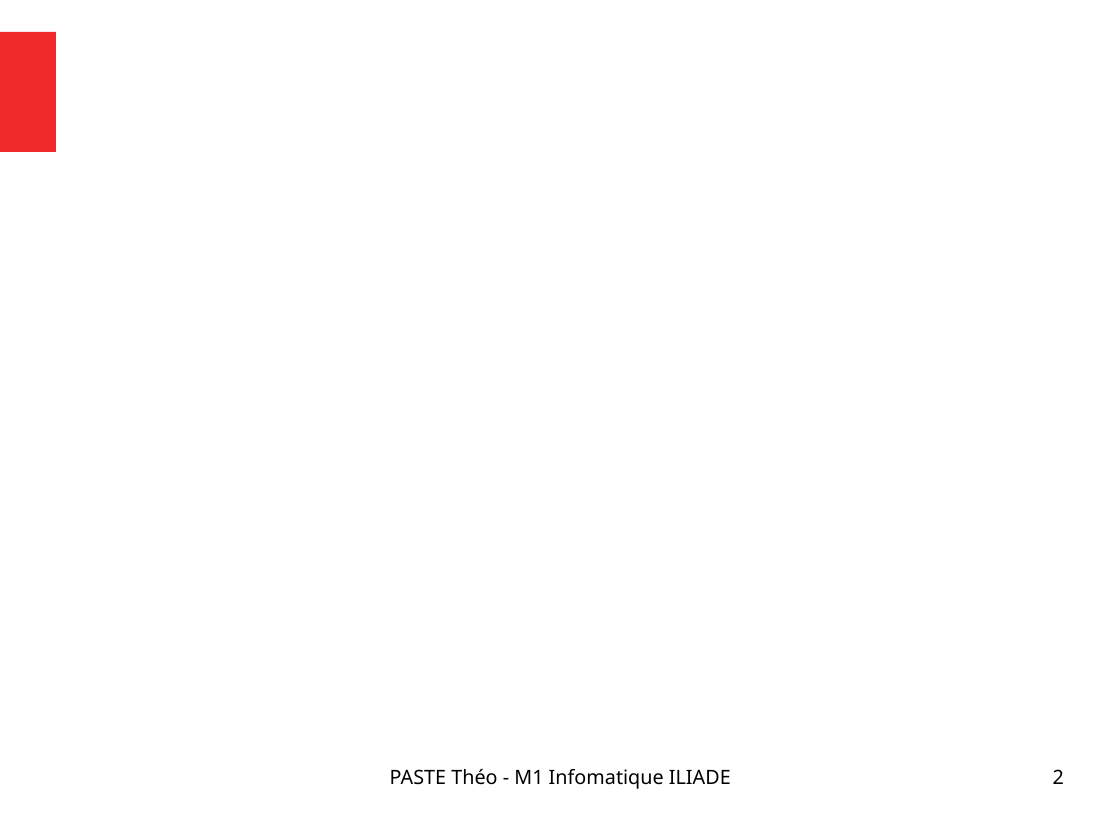
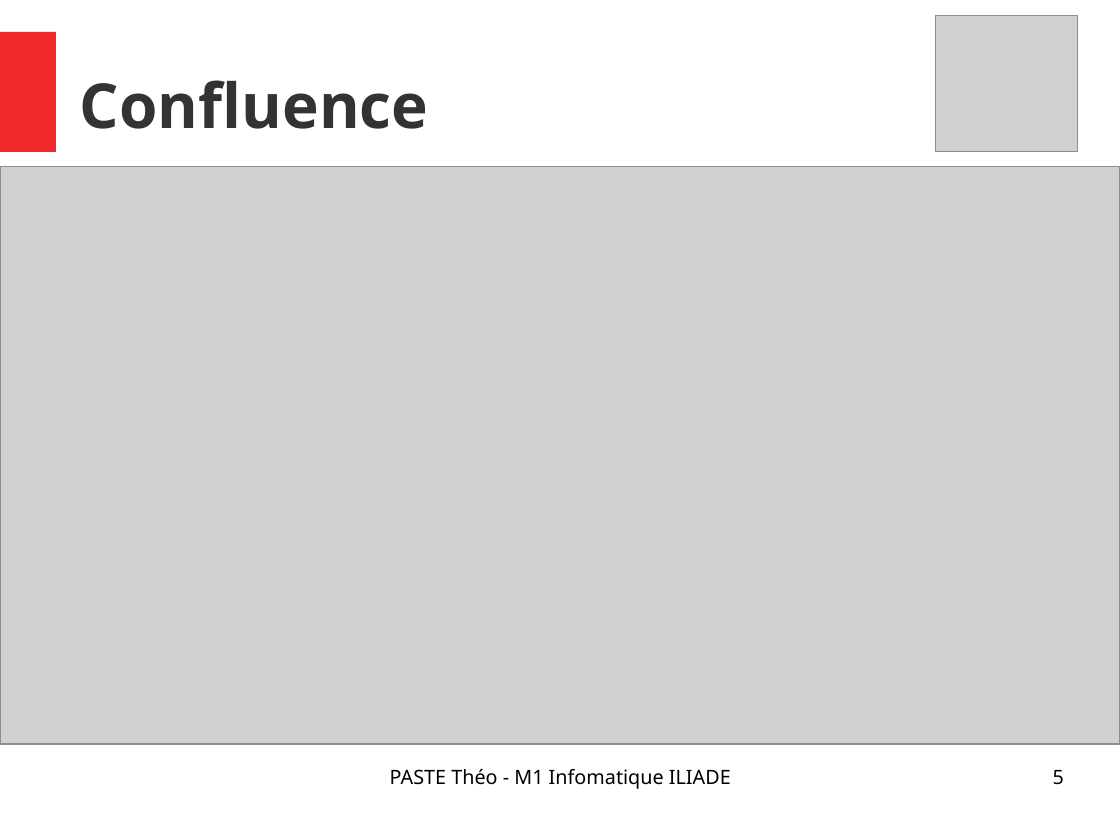
Before and after one commit to Narrateur/Rapport_de_Stage_M1, a slide deck: slide 5 of .gitbook/assets/Presentation_PASTE_Theo.odp (slide 2 before the commit). Drawn at 1120x840 pixels with LibreOffice and Linux fonts; fonts in the diff are those of the drawing; grey boxes stand for pictures. Boxes give left, top, right and bottom in pixels: in the first picture for what was removed or moved away, otherwise in the second. Text is boxed around its words. In the diff, an @@ line names an element or a change of style, - is before the commit and + after.

```diff
--- a/.gitbook/assets/Presentation_PASTE_Theo.odp
+++ b/.gitbook/assets/Presentation_PASTE_Theo.odp
@@ picture added at (936, 16, 1077, 152) @@
@@ title added at (80, 80, 428, 129), 44 pt, text #333333, bold @@
+Confluence
@@ picture added at (0, 167, 1120, 744) @@
@@ page number at (1053, 770, 1064, 785): text changed @@
-2
+5
```
Also in this commit, not shown: 2 other slides changed, 7 slides added, 15 other files.
